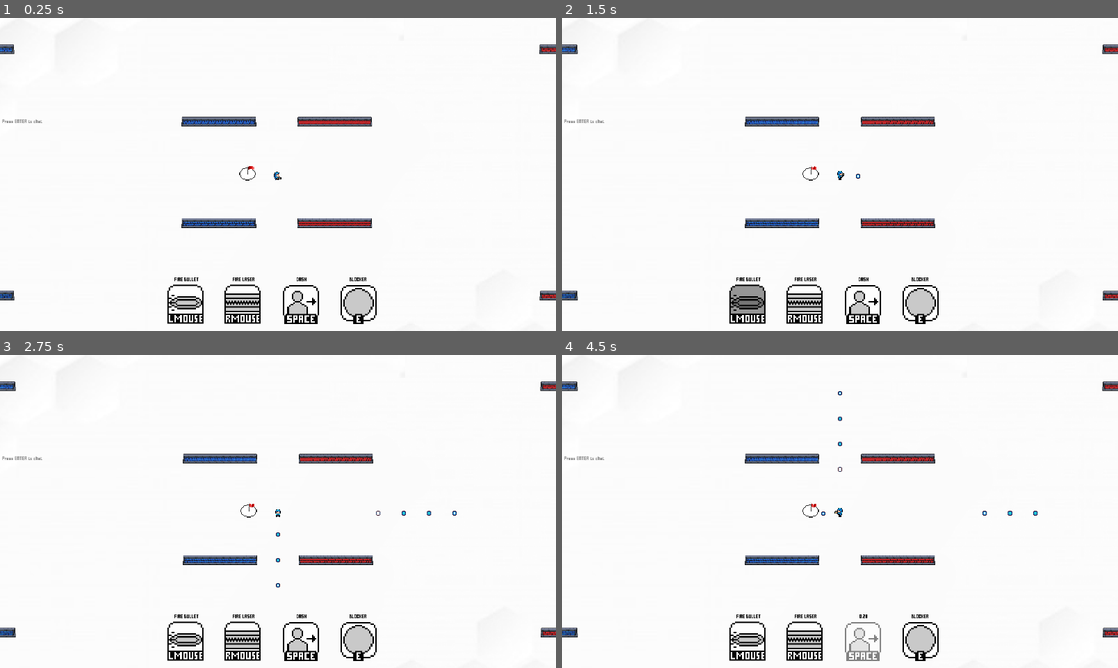
Above: before the commit, frames 1-4 (two rows, left to right).
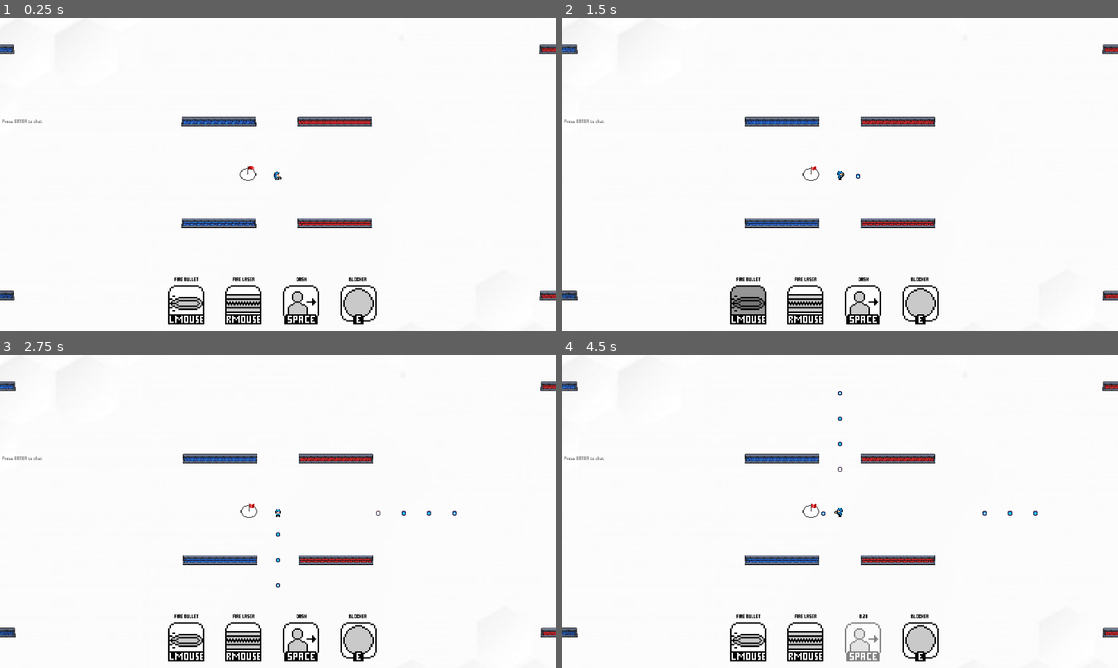
Above: after the commit, the same moments.

Repository: MarshallJDem/SuperCTF
Game: Godot game, scene res://TitleScreen.tscn
Same seed, same stepped clock (60 frames per second), same inputs: the game is played once before the commit and once after it. Sound files missing from this copy of the repository are replaced by a short silence.
Inputs (mouse positions are in pixels of both pictures, inside the frame that each line leads up to):
- Up to frame 1 (0.25 s): no input
- Up to frame 2 (1.5 s): click (606, 121) at 0.52 s; type "12" at 0.6 s; tap Enter at 1.25, 1.35 s; move the mouse to (962, 158) at 1.27 s; hold Right from 1.28 s (still down); click (962, 158) at 1.42 s
- Up to frame 3 (2.75 s): tap Space at 1.52, 2.27 s; move the mouse to (166, 527) at 2.02 s; release Right at 2.03 s; hold Down from 2.03 s (still down); tap 2 at 2.1 s
- Up to frame 4 (4.5 s): move the mouse to (895, 442) at 2.77 s; release Down at 2.78 s; hold Right 2.78-3.53 s; tap 3 at 2.85 s; move the mouse to (812, 574) at 3.52 s; hold Up 3.53-4.28 s; tap H at 3.6 s; click (812, 574) at 3.67 s; tap Space at 3.77 s; move the mouse to (1006, 558) at 4.27 s; hold Left from 4.28 s (still down); tap J at 4.35 s

The runs differ from the first frame. In frame 1, 1.5% of the frame differs, in the area x 0-100%, y 8-98%; in frame 2, 1.4%; in frame 3, 1.4%; in frame 4, 1.5%.

Commit message:
Visual tweak

Diff:
--- a/project.godot
+++ b/project.godot
@@ -37,7 +37,6 @@
 quality/driver/driver_name="GLES2"
 quality/intended_usage/framebuffer_allocation=0
 quality/intended_usage/framebuffer_allocation.mobile=0
-quality/2d/use_pixel_snap=true
 vram_compression/import_etc=true
 vram_compression/import_etc2=false
 environment/default_clear_color=Color( 0.694118, 0.694118, 0.694118, 1 )
